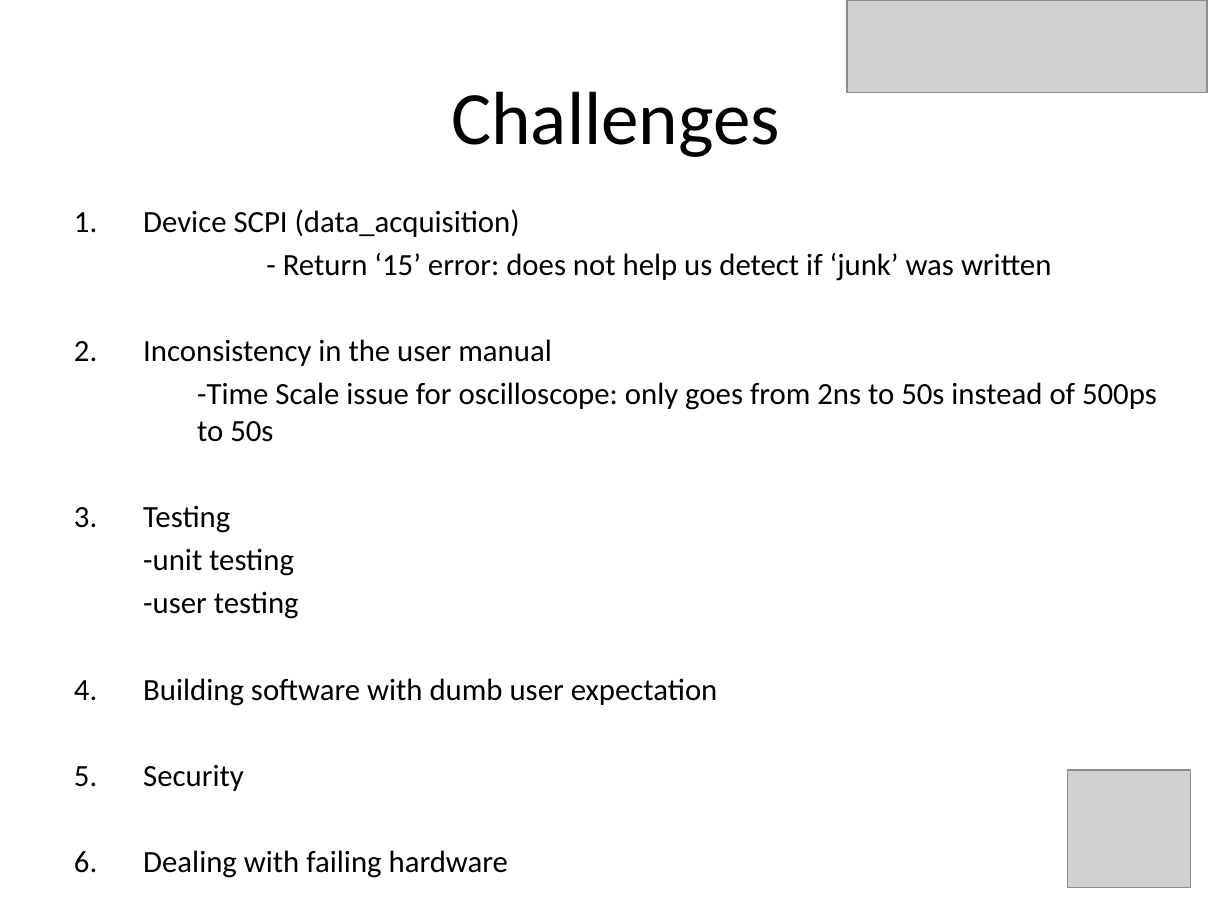
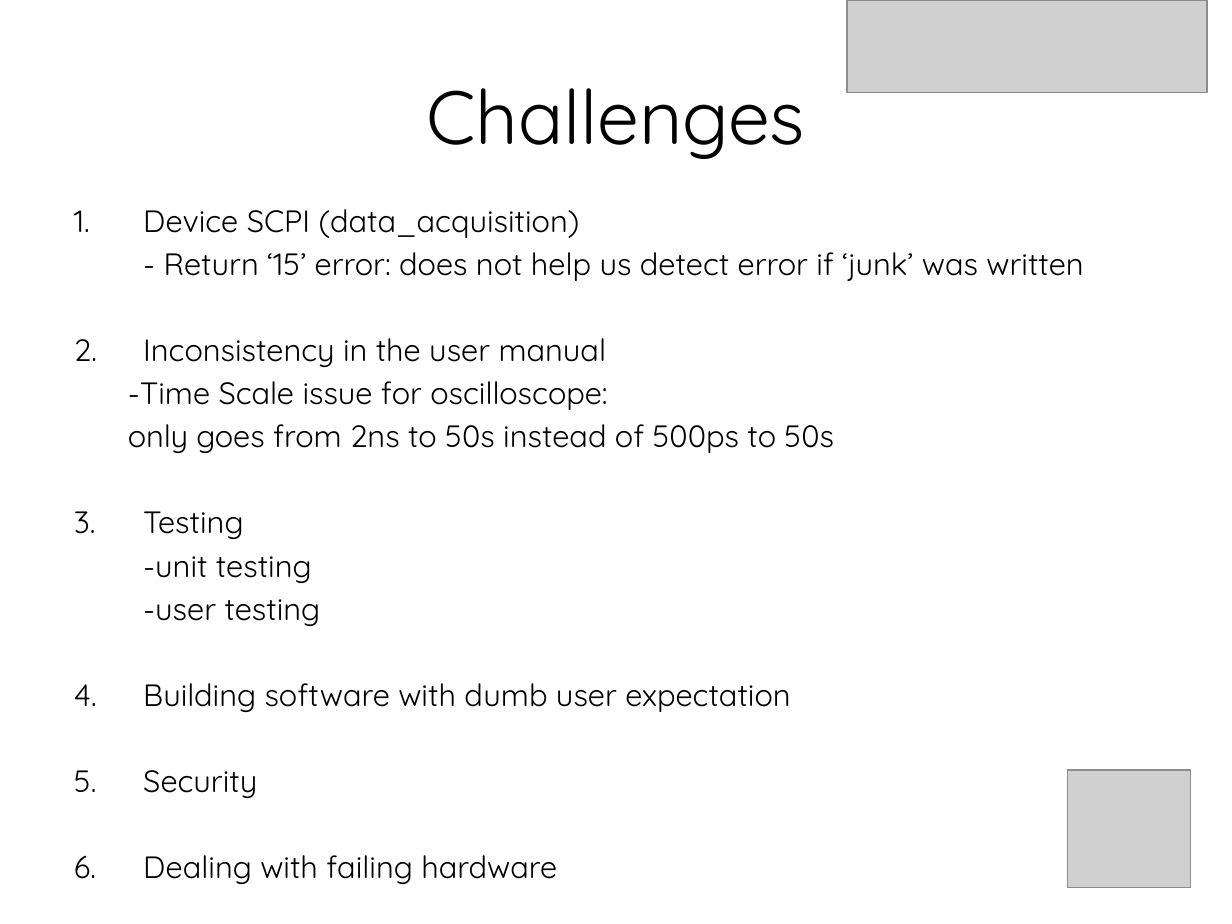
Before and after one commit to doctoboggan/DeathRay, a slide deck: slide 20 of manuals/desReview.pptx (slide 19 before the commit). Drawn at 1232x924 pixels with LibreOffice and Linux fonts; fonts in the diff are those of the drawing; grey boxes stand for pictures. Boxes give left, top, right and bottom in pixels: in the first picture for what was removed or moved away, otherwise in the second. Text is boxed around its words. In the diff, an @@ line names an element or a change of style, - is before the commit and + after.

```diff
--- a/manuals/desReview.pptx
+++ b/manuals/desReview.pptx
@@ title "Challenges" at <box>426,88,805,159</box>: font Calibri to Quicksand @@
@@ text at <box>143,209,790,884</box>: font Calibri to Quicksand in "Device SCPI (data_acquisition)", "Inconsistency in the user manual", "Testing", "-unit testing" and 4 more places @@
@@ text at <box>164,252,1083,281</box>: text changed; font Calibri to Quicksand @@
-- Return ‘15’ error: does not help us detect if ‘junk’ was written
+- Return ‘15’ error: does not help us detect error if ‘junk’ was written
@@ text at <box>128,381,834,453</box>: text changed; font Calibri to Quicksand @@
-  -Time Scale issue for oscilloscope: only goes from 2ns to 50s instead of 500ps to 50s
+  -Time Scale issue for oscilloscope:
+  only goes from 2ns to 50s instead of 500ps to 50s
```
Also in this commit, not shown: 18 other slides changed, 1 slide added.
